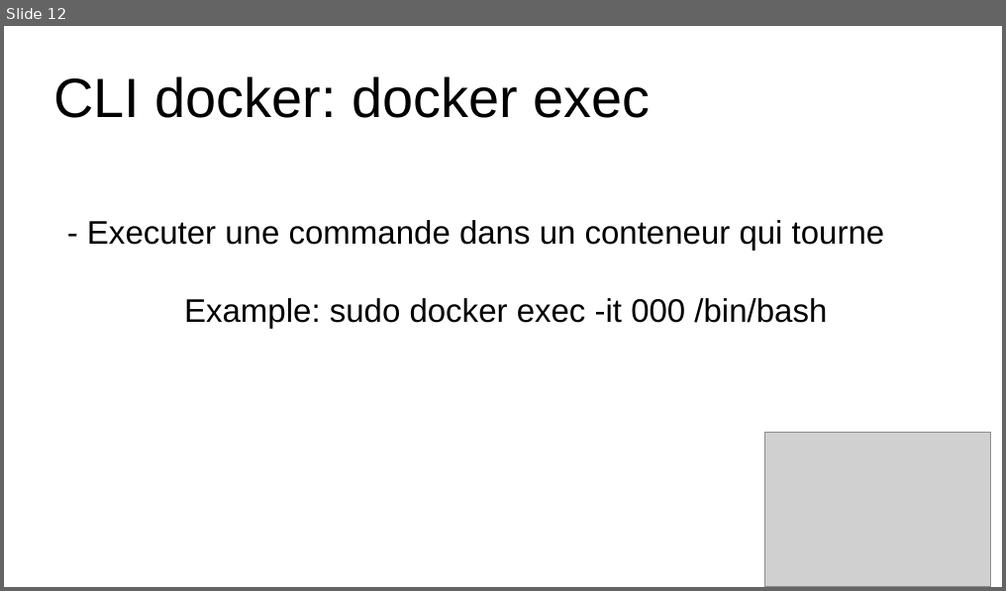
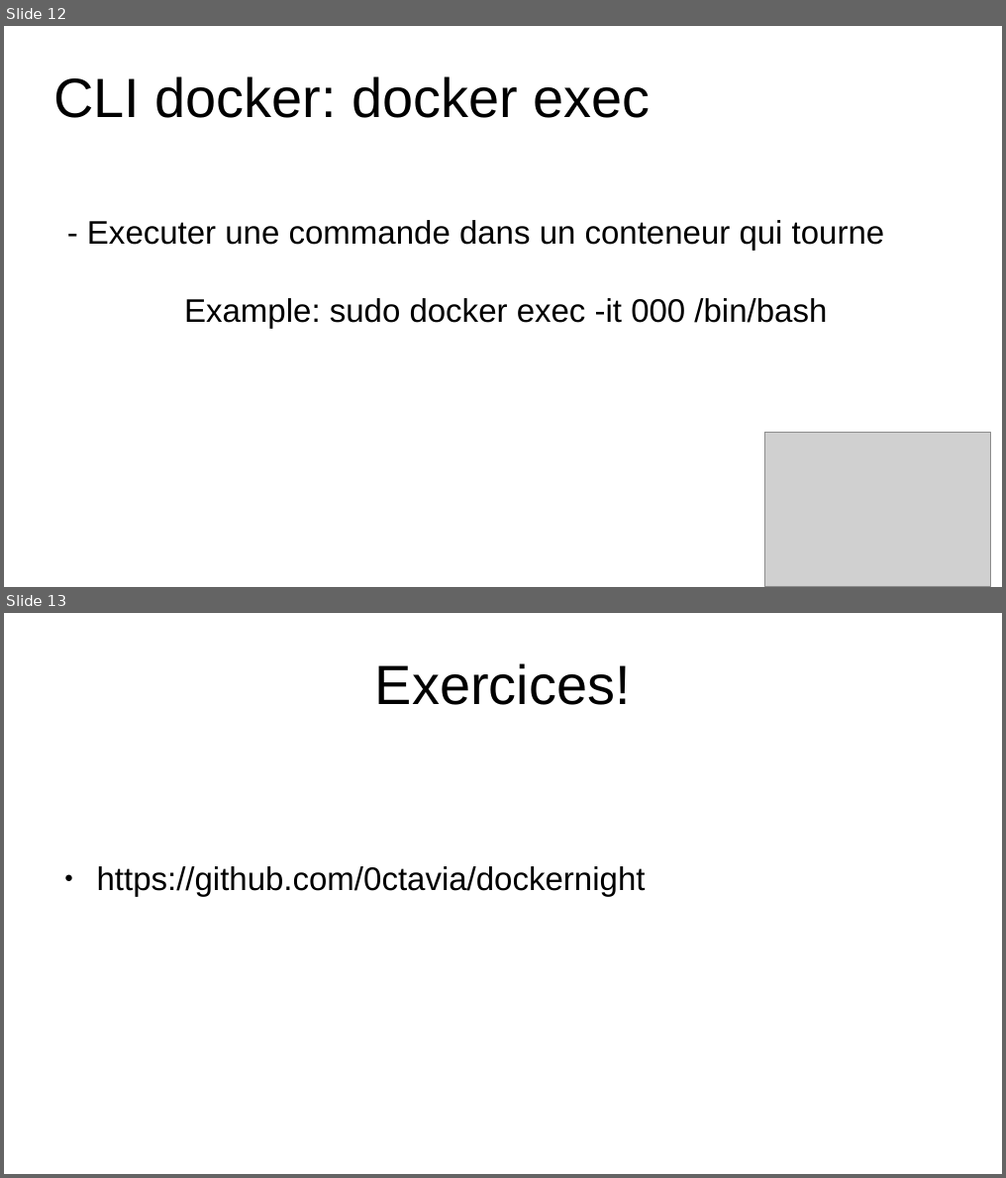
Before and after one commit to 0ctavia/dockernight, a slide deck: dockerpresentation.odp. Shown one above the other, each under a label of ours: slide 12 before the commit, slides 12 and 13 after it. The pictures are 1006x591 and 1006x1178 pixels, drawn with LibreOffice and Linux fonts; fonts in the diff are those of the drawing; grey boxes stand for pictures. Boxes give left, top, right and bottom in pixels: in the first picture for what was removed or moved away, otherwise in the second. Text is boxed around its words. In the diff, an @@ line names an element or a change of style, - is before the commit and + after.

Commit message:
change after dockernight

```diff
--- a/dockerpresentation.odp
+++ b/dockerpresentation.odp
@@ slide 13 added at (x1=4, y1=613, x2=1002, y2=1174), background #FFFFFF @@
@@ title added at (x1=375, y1=663, x2=631, y2=705), 44 pt, text #000000 @@
+Exercices!
@@ text added at (x1=97, y1=866, x2=646, y2=897), 26 pt, text #000000 @@
+● https://github.com/0ctavia/dockernight
```
Also in this commit, not shown: 1 slide removed.
